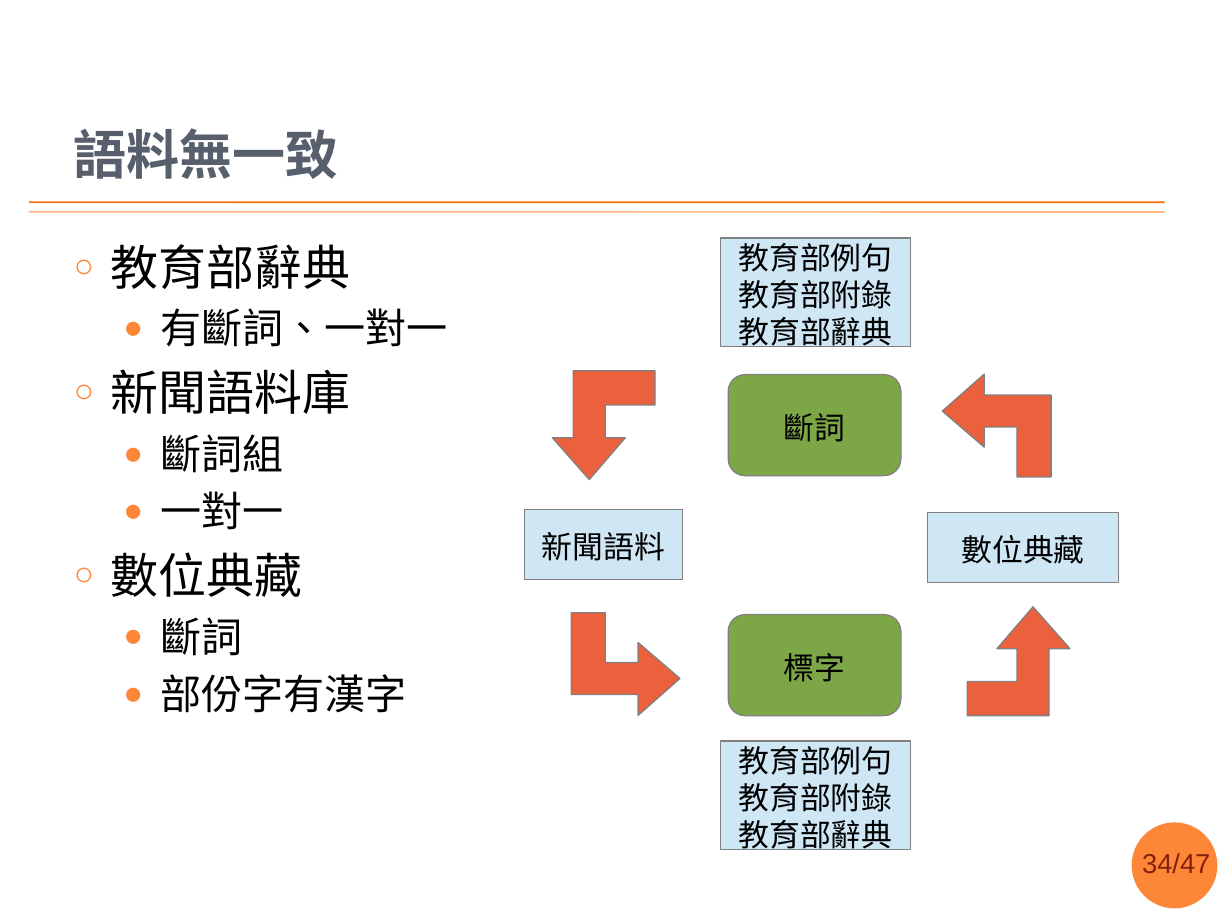
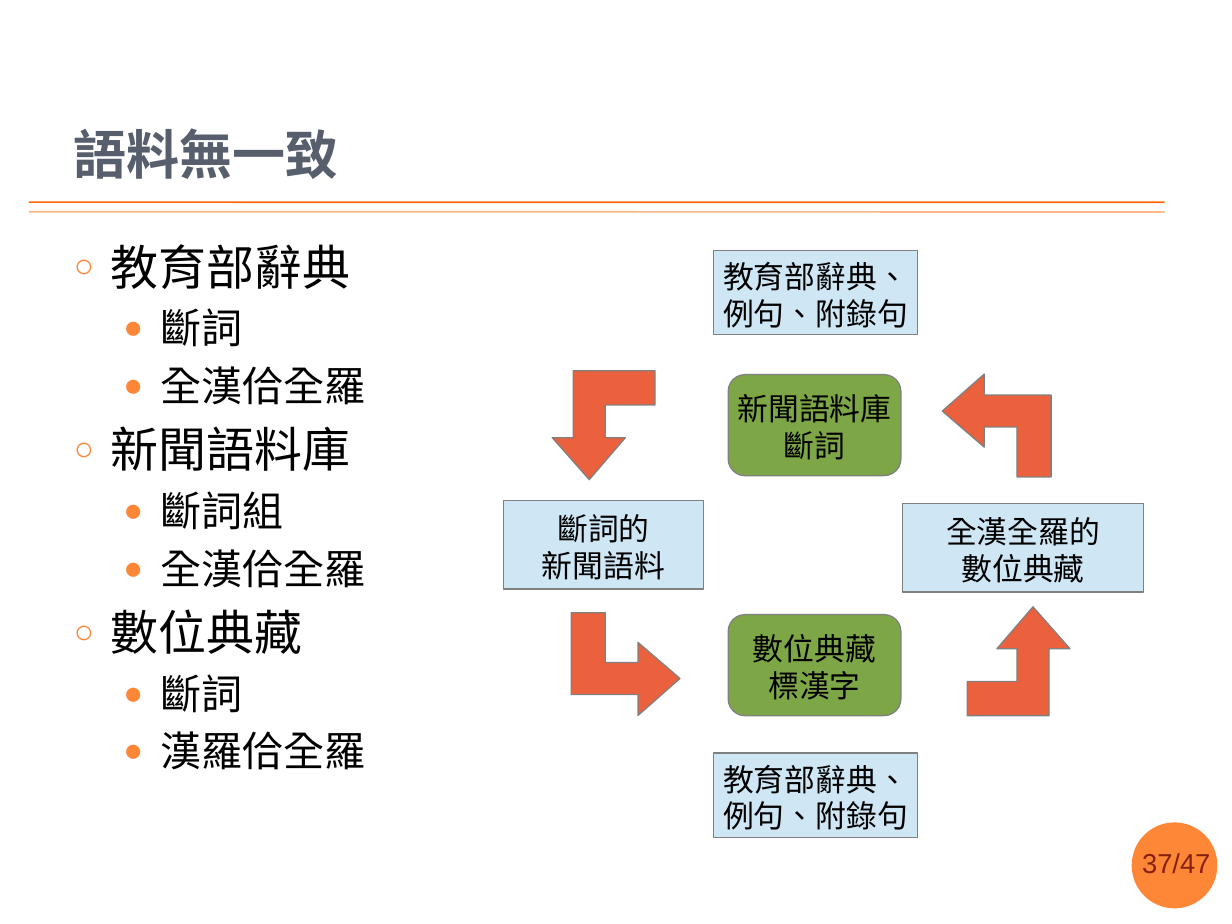
Before and after one commit to sih4sing5hong5/po3-ko3_tau5-iann2-phinn3, a slide deck: slide 37 of 翻譯報告.pptx (slide 34 before the commit). Drawn at 1232x924 pixels with LibreOffice and Linux fonts; fonts in the diff are those of the drawing; background and template pictures are left out. Boxes give left, top, right and bottom in pixels: in the first picture for what was removed or moved away, otherwise in the second. Text is boxed around its words. In the diff, an @@ line names an element or a change of style, - is before the commit and + after.

```diff
--- a/翻譯報告.pptx
+++ b/翻譯報告.pptx
@@ rectangle "教育部辭典、": place and size @@
-rectangle "教育部辭典、" at (721,238,912,346)
+rectangle "教育部辭典、" at (713,250,918,335)
@@ text in rectangle at (723,262,908,328): text changed @@
-教育部例句
-教育部附錄
-教育部辭典
+教育部辭典、
+例句、附錄句
@@ text at (160,308,365,405): text changed @@
-  ● 有斷詞、一對一
+  ● 斷詞
+  ● 全漢佮全羅
@@ text in rounded rectangle at (738,394,892,423): paragraph added @@
+新聞語料庫
@@ rectangle "斷詞的": place and size @@
-rectangle "斷詞的" at (525,510,683,580)
+rectangle "斷詞的" at (504,500,703,589)
@@ rectangle "全漢全羅的": place and size @@
-rectangle "全漢全羅的" at (928,513,1119,583)
+rectangle "全漢全羅的" at (903,504,1143,593)
@@ text in rectangle at (557,514,649,543): paragraph added @@
+斷詞的
@@ text in rectangle at (946,517,1100,546): paragraph added @@
+全漢全羅的
@@ text at (160,549,365,588): text changed @@
-  ● 一對一
+  ● 全漢佮全羅
@@ text in rounded rectangle at (753,634,876,700): text changed @@
-標字
+數位典藏
+標漢字
@@ text at (160,731,365,770): text changed @@
-  ● 部份字有漢字
+  ● 漢羅佮全羅
@@ rectangle "教育部辭典、": place and size @@
-rectangle "教育部辭典、" at (721,740,912,849)
+rectangle "教育部辭典、" at (713,753,918,838)
@@ text in rectangle at (723,765,908,830): text changed @@
-教育部例句
-教育部附錄
-教育部辭典
+教育部辭典、
+例句、附錄句
@@ page number at (1142,853,1210,873): text changed @@
-34/47
+37/47
```
Also in this commit, not shown: 14 other slides changed, 4 slides added, 3 slides removed.
